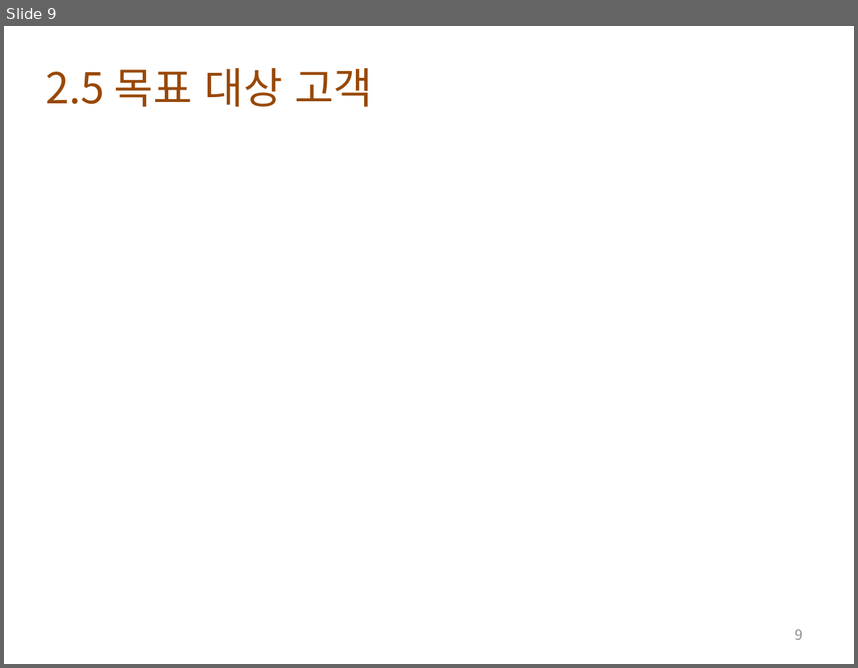
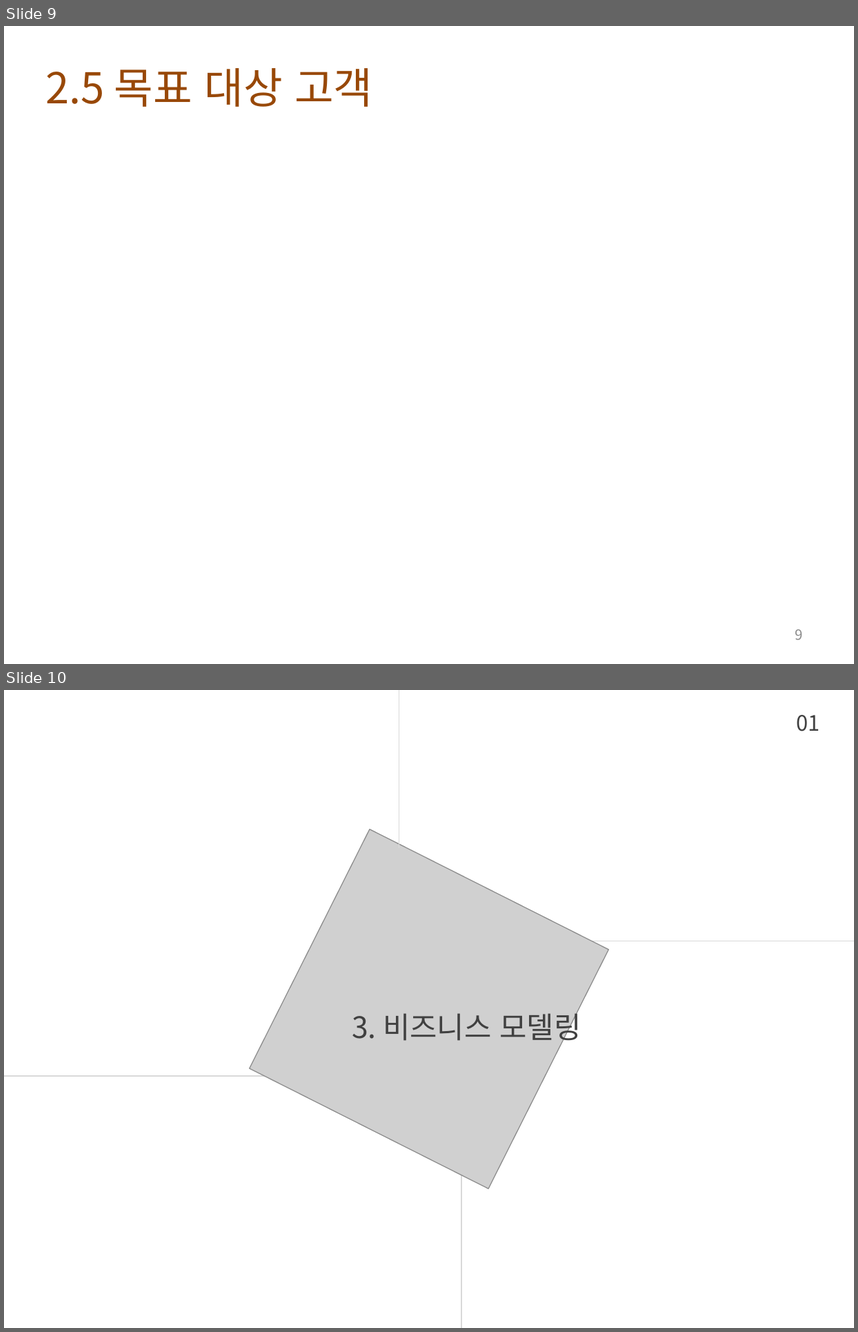
Before and after one commit to lge920904/planning_contest, a slide deck: tortuga bay 0.2.pptx. Shown one above the other, each under a label of ours: slide 9 before the commit, slides 9 and 10 after it. The pictures are 858x668 and 858x1332 pixels, drawn with LibreOffice and Linux fonts; fonts in the diff are those of the drawing; grey boxes stand for pictures; background and template pictures are left out. Boxes give left, top, right and bottom in pixels: in the first picture for what was removed or moved away, otherwise in the second. Text is boxed around its words. In the diff, an @@ line names an element or a change of style, - is before the commit and + after.

```diff
--- a/tortuga bay 0.2.pptx
+++ b/tortuga bay 0.2.pptx
@@ slide 10 added at <box>4,690,854,1328</box>, background picture (left out) @@
@@ group added at <box>4,690,854,1328</box>: 4 lines, 2 texts, 1 picture @@
+3. 비즈니스 모델링
+01
```
Also in this commit, not shown: 2 other slides added, 2 slides removed, 1 other file.
